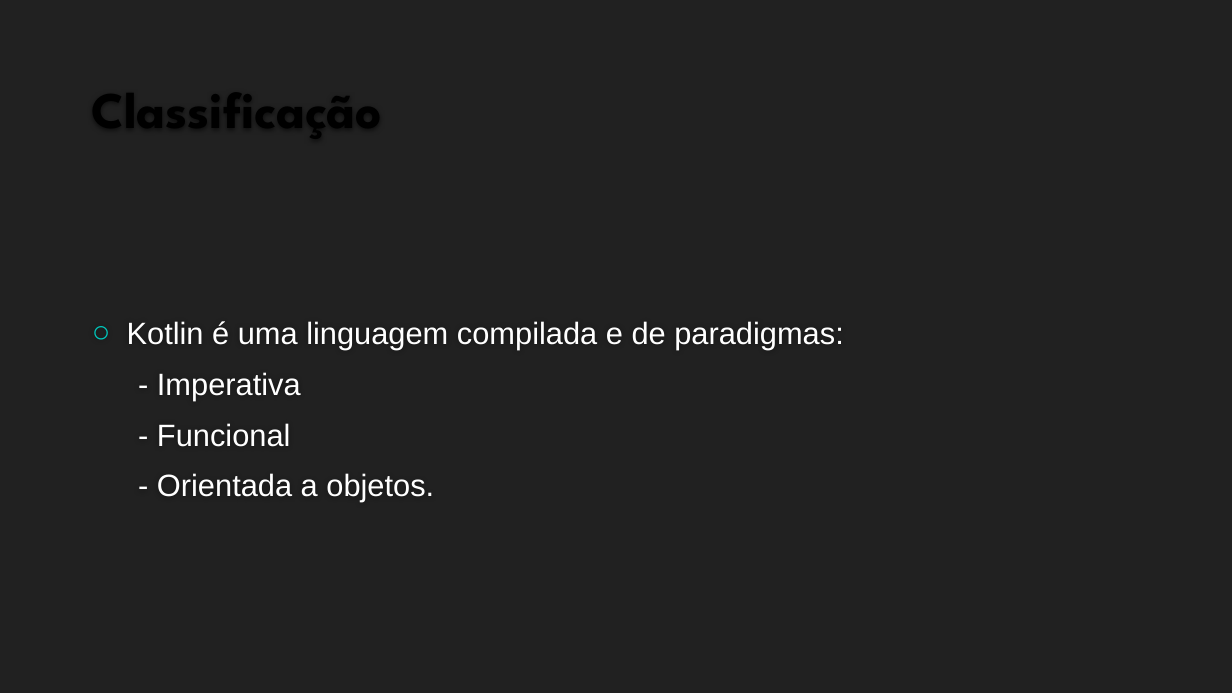
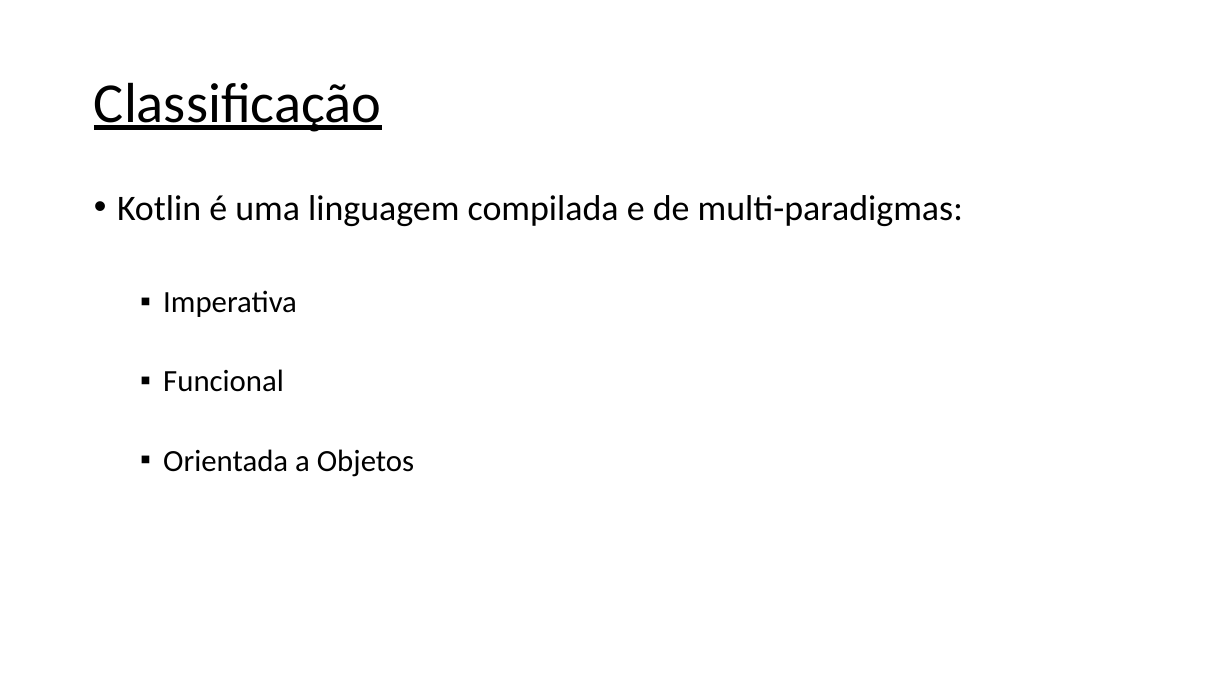
Before and after one commit to lucascomp/EDL, a slide deck: slide 3 of trabalhos/trabalho-01/SLIDES.pptx (slide 6 before the commit). Drawn at 1232x693 pixels with LibreOffice and Linux fonts; fonts in the diff are those of the drawing; background and template pictures are left out. Boxes give left, top, right and bottom in pixels: in the first picture for what was removed or moved away, otherwise in the second. Text is boxed around its words. In the diff, an @@ line names an element or a change of style, - is before the commit and + after.

```diff
--- a/trabalhos/trabalho-01/SLIDES.pptx
+++ b/trabalhos/trabalho-01/SLIDES.pptx
@@ background #212121 to #FFFFFF @@
@@ title "Classificação": place and size @@
-title "Classificação" at bbox=[82, 45, 1151, 143]
+title "Classificação" at bbox=[94, 82, 382, 132]
@@ title "Classificação" at bbox=[94, 82, 382, 132]: size 40 to 44 pt, font League Spartan to Calibri, bold off, underline on; line spacing 1 to 0.9; vertical alignment bottom to middle @@
@@ text "Kotlin é uma linguagem compilada ..." at bbox=[117, 195, 963, 477]: vertical alignment middle to top @@
@@ text at bbox=[117, 195, 963, 477]: text changed; size 24 to 28 pt; font Arial to Calibri; text colour #FFFFFF to #000000 @@
-○ Kotlin é uma linguagem compilada e de paradigmas:
-- Imperativa
-- Funcional
-- Orientada a objetos.
+• Kotlin é uma linguagem compilada e de multi-paradigmas:
+  ▪ Imperativa
+  ▪ Funcional
+  ▪ Orientada a Objetos
```
Also in this commit, not shown: 6 other slides changed, 1 slide added, 5 slides removed.
